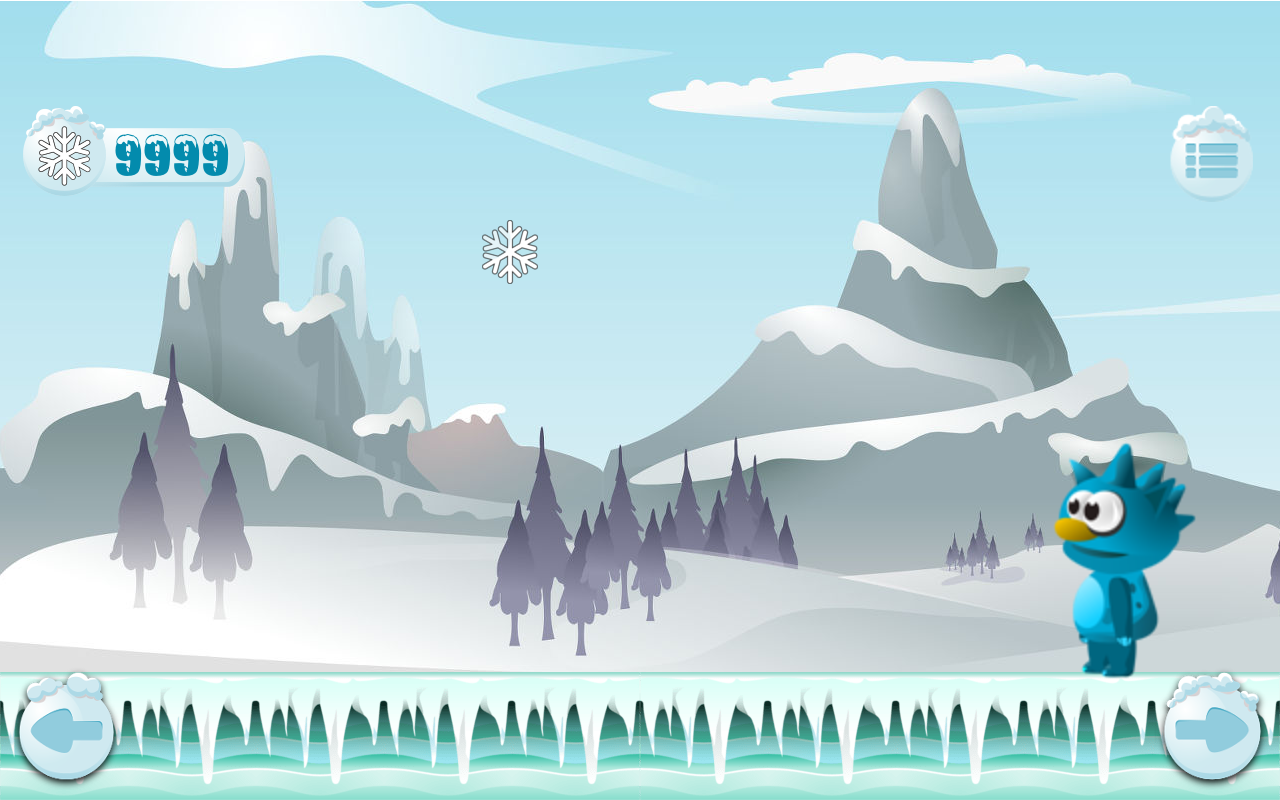
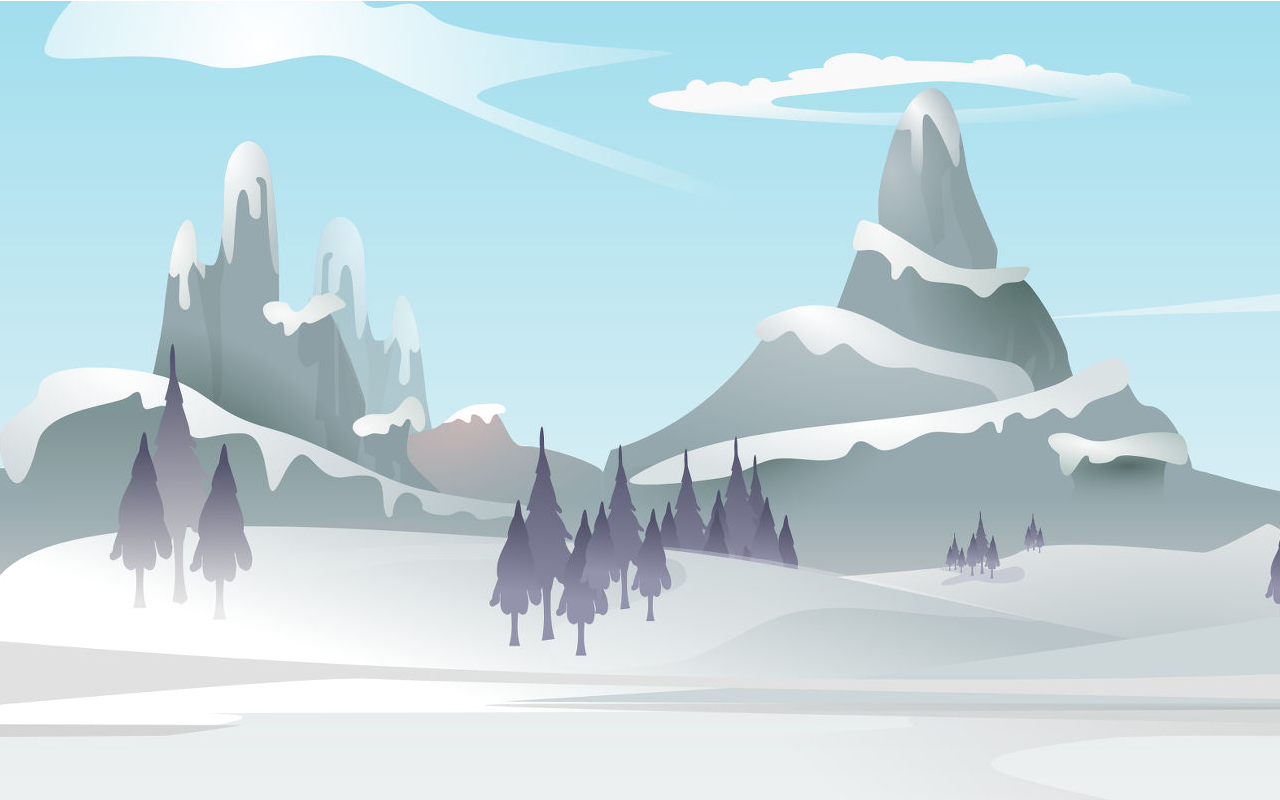
Revision of a layered w=1280, h=800 image; what changed, layer by layer:
hid group "Game" (15 layers) over (10, 106, 1270, 790)
hid "ground.png" over (0, 672, 1280, 800)
